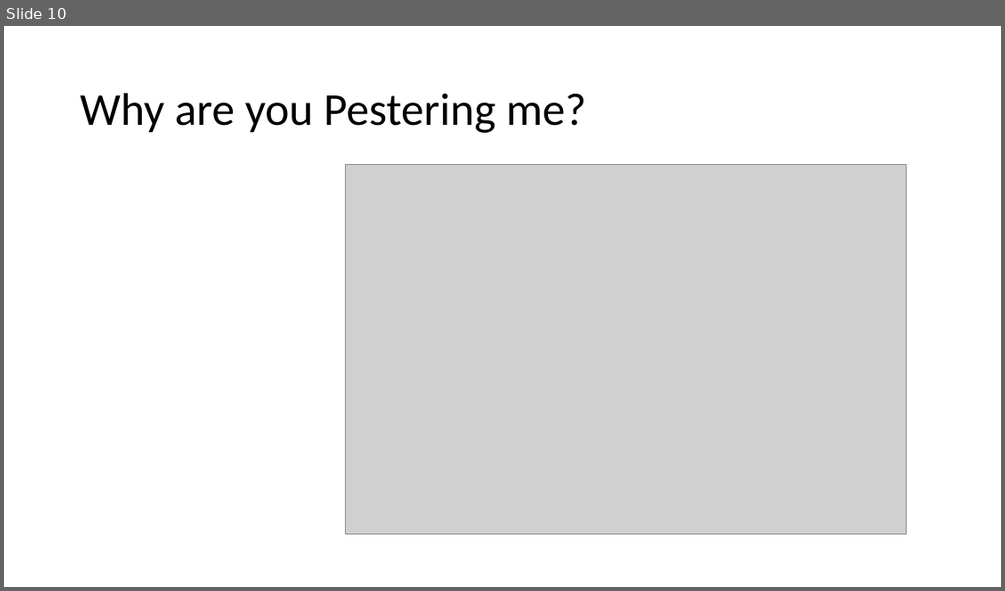
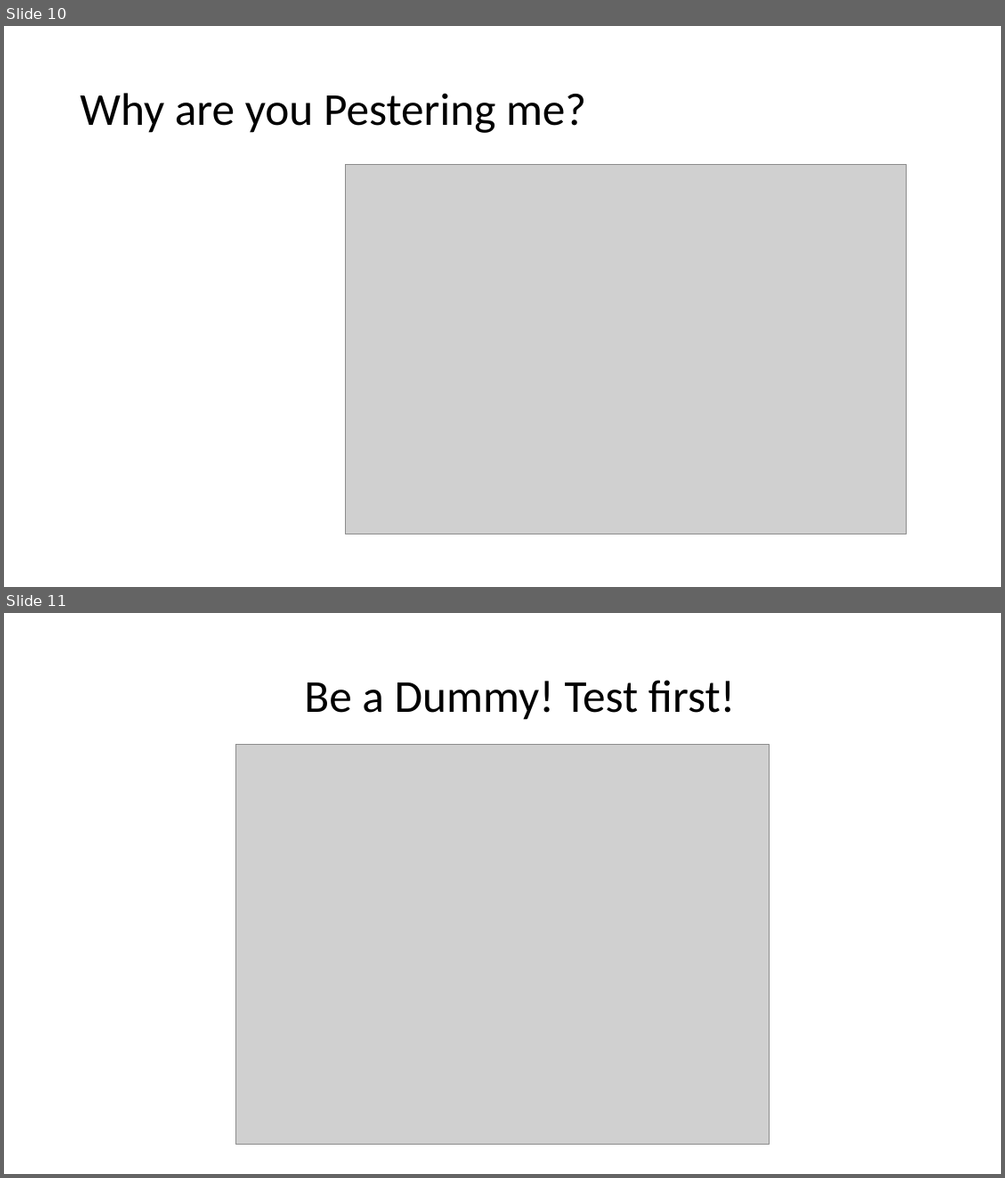
Before and after one commit to rockarruda/PesterSummitSession, a slide deck: Presentation/Summit-Pester.pptx. Shown one above the other, each under a label of ours: slide 10 before the commit, slides 10 and 11 after it. The pictures are 1005x591 and 1005x1178 pixels, drawn with LibreOffice and Linux fonts; fonts in the diff are those of the drawing; grey boxes stand for pictures; background and template pictures are left out. Boxes give left, top, right and bottom in pixels: in the first picture for what was removed or moved away, otherwise in the second. Text is boxed around its words. In the diff, an @@ line names an element or a change of style, - is before the commit and + after.

```diff
--- a/Presentation/Summit-Pester.pptx
+++ b/Presentation/Summit-Pester.pptx
@@ slide 11 added at (x1=4, y1=613, x2=1001, y2=1174), background #FFFFFF @@
@@ title added at (x1=304, y1=680, x2=736, y2=720), 44 pt, text #000000 @@
+Be a Dummy! Test first!
@@ picture added at (x1=235, y1=745, x2=769, y2=1144) @@
```
Also in this commit, not shown: 1 slide changed, 1 slide removed, 2 other files.
